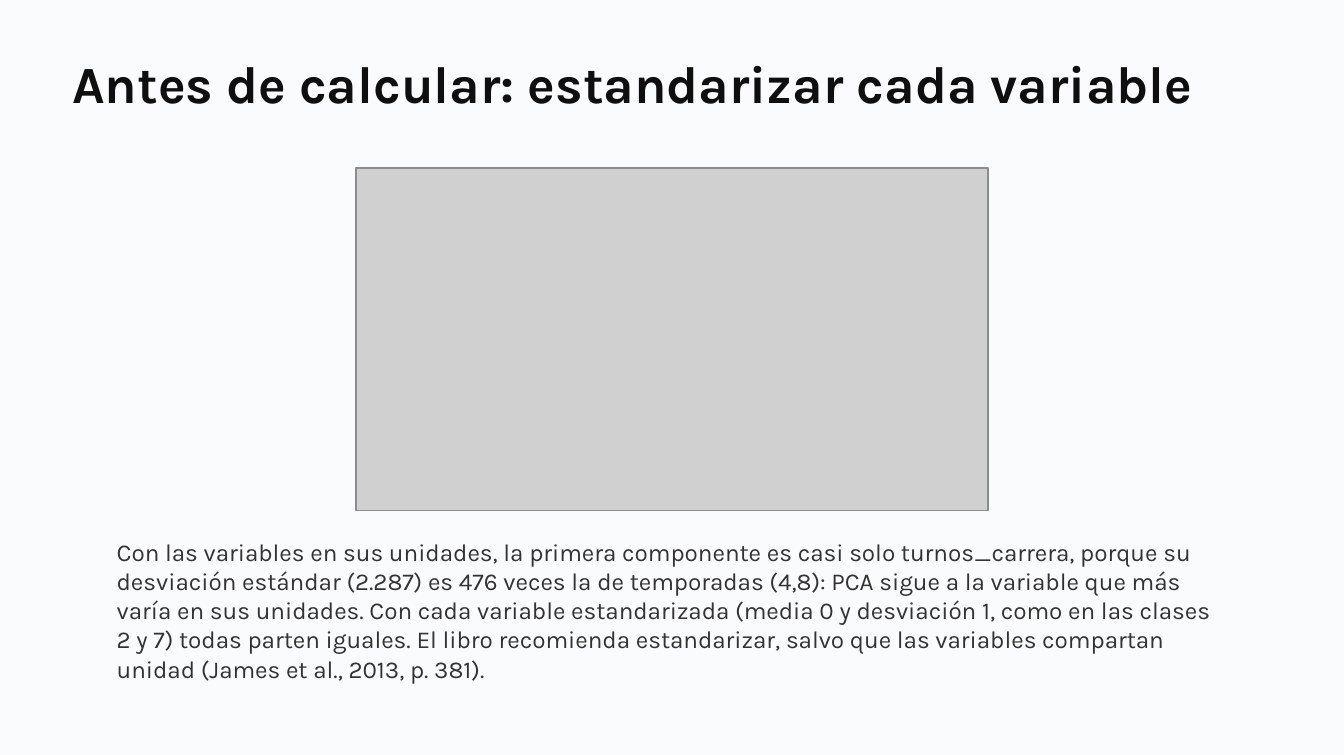
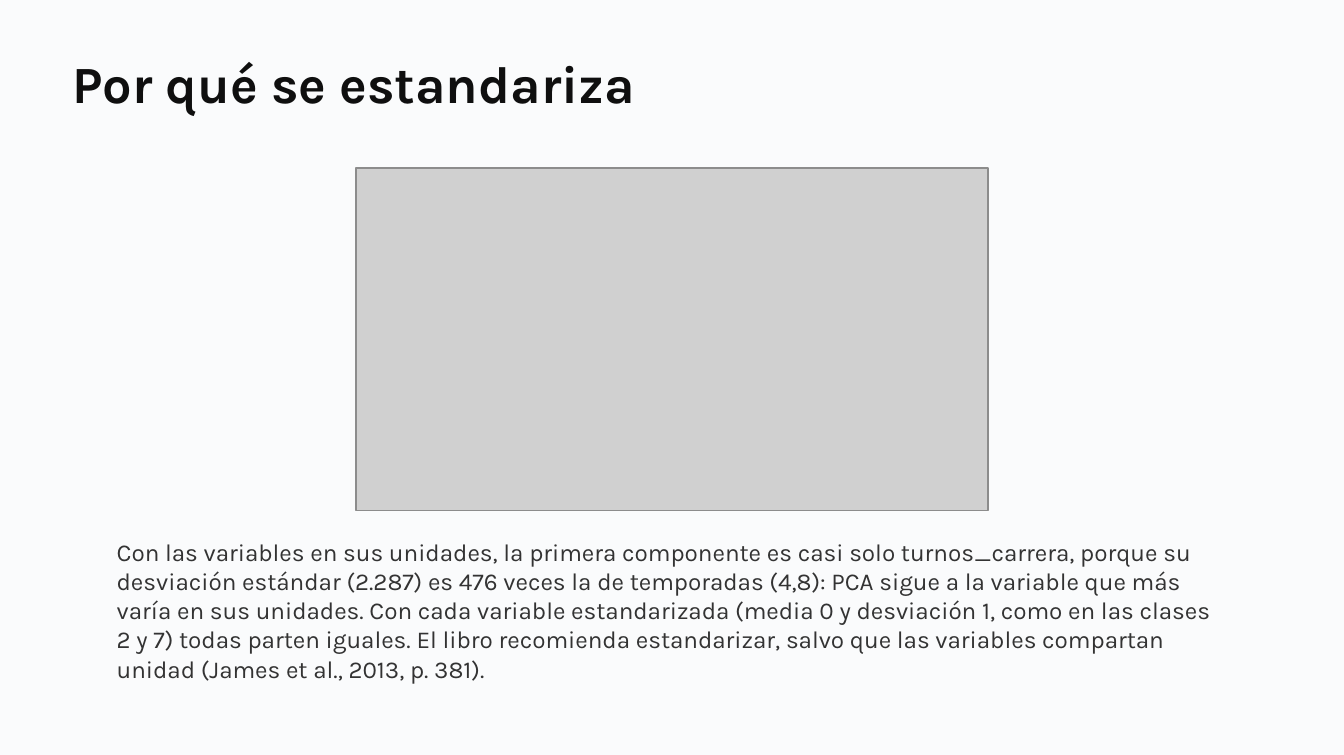
Before and after one commit to daniopitz/diplomado-cdd, a slide deck: slide 14 of presentaciones/clase08_componentes_principales.pptx (slide 11 before the commit). Drawn at 1344x755 pixels with LibreOffice and Linux fonts; fonts in the diff are those of the drawing; grey boxes stand for pictures. Boxes give left, top, right and bottom in pixels: in the first picture for what was removed or moved away, otherwise in the second. Text is boxed around its words. In the diff, an @@ line names an element or a change of style, - is before the commit and + after.

```diff
--- a/presentaciones/clase08_componentes_principales.pptx
+++ b/presentaciones/clase08_componentes_principales.pptx
@@ text at (72, 62, 635, 115): text changed @@
-Antes de calcular: estandarizar cada variable
+Por qué se estandariza
```
Also in this commit, not shown: 1 other slide changed, 4 slides added, 1 slide removed, 3 other files.
